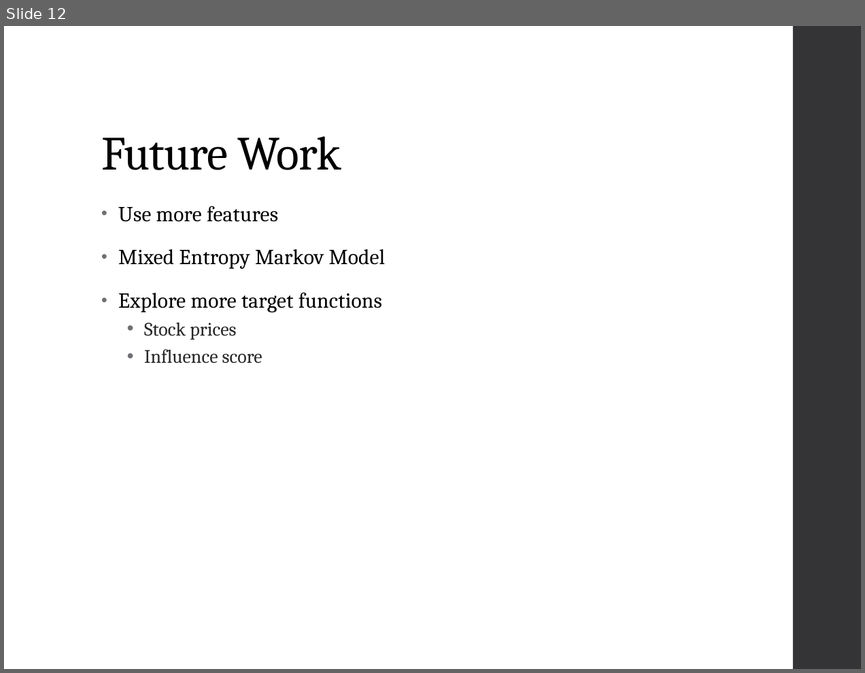
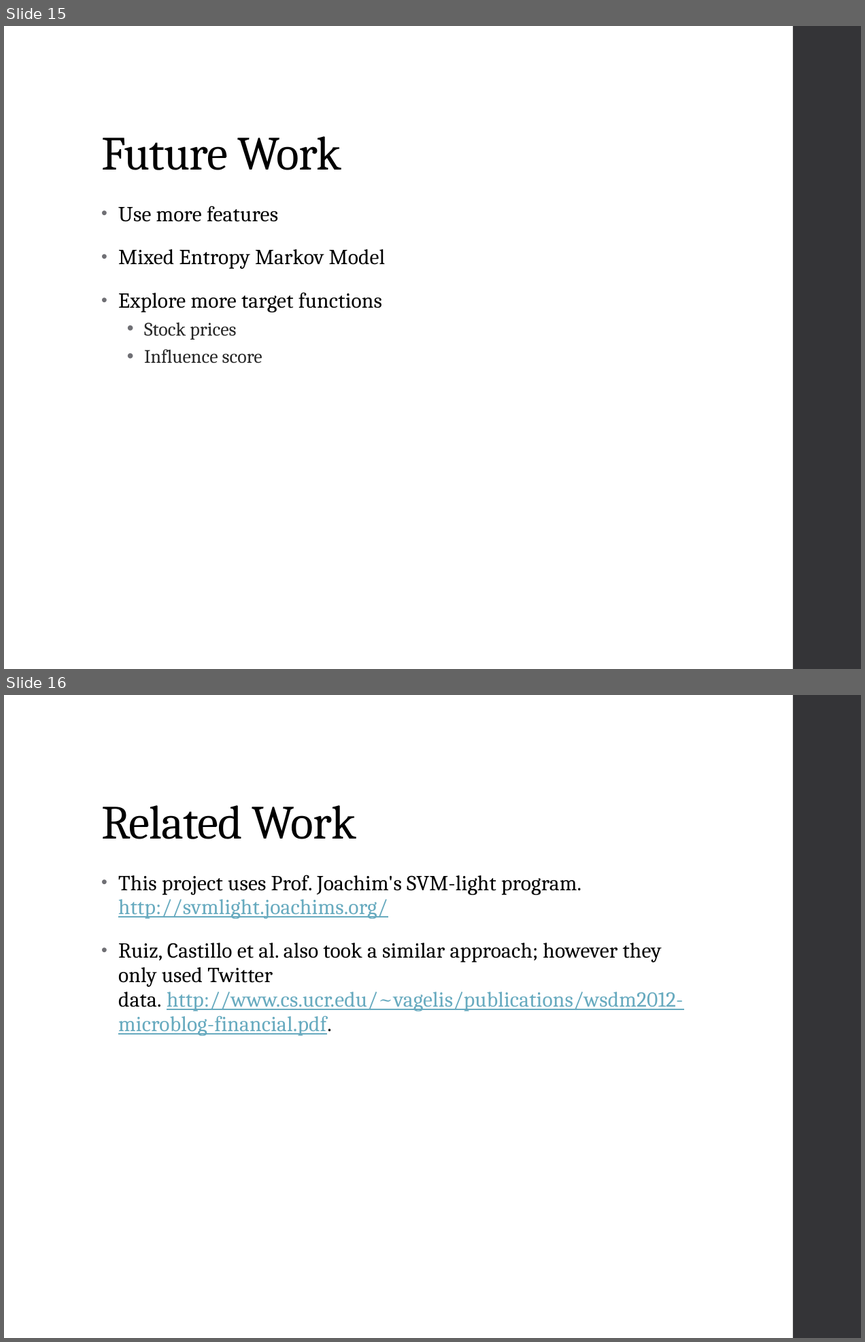
Before and after one commit to wizdes/InfluencePrediction, a slide deck: presentation.pptx. Shown one above the other, each under a label of ours: slide 12 before the commit, slides 15 and 16 after it. The pictures are 865x673 and 865x1342 pixels, drawn with LibreOffice and Linux fonts; fonts in the diff are those of the drawing. Boxes give left, top, right and bottom in pixels: in the first picture for what was removed or moved away, otherwise in the second. Text is boxed around its words. In the diff, an @@ line names an element or a change of style, - is before the commit and + after.

Commit message:
updated the presentation with twitter data

```diff
--- a/presentation.pptx
+++ b/presentation.pptx
@@ slide 16 added at (x1=4, y1=695, x2=861, y2=1338), background #FFFFFF; not listed: 1 template element that a slide beside it also shows @@
@@ title added at (x1=101, y1=805, x2=356, y2=839), 40 pt, text #000000 @@
+Related Work
@@ text added at (x1=118, y1=875, x2=683, y2=1036), 18 pt, text #000000 @@
+• This project uses Prof. Joachim's SVM-light program.
+  http://svmlight.joachims.org/
+• Ruiz, Castillo et al. also took a similar approach; however they only used Twitter data. http://www.cs.ucr.edu/~vagelis/publications/wsdm2012-microblog-financial.pdf.
@@ what was slide 12 is now slide 15 @@
```
Also in this commit, not shown: 2 slides changed, 3 other slides added.
